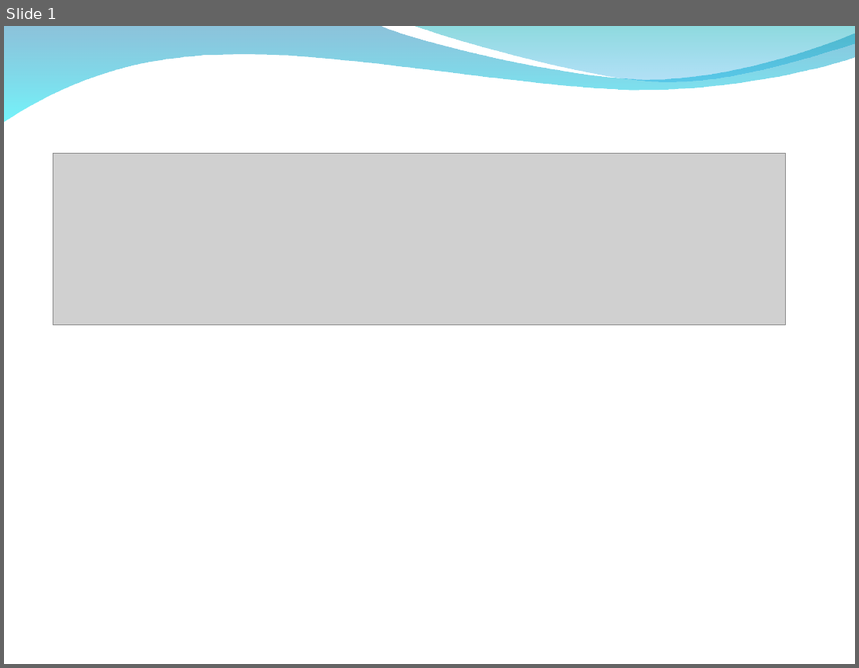
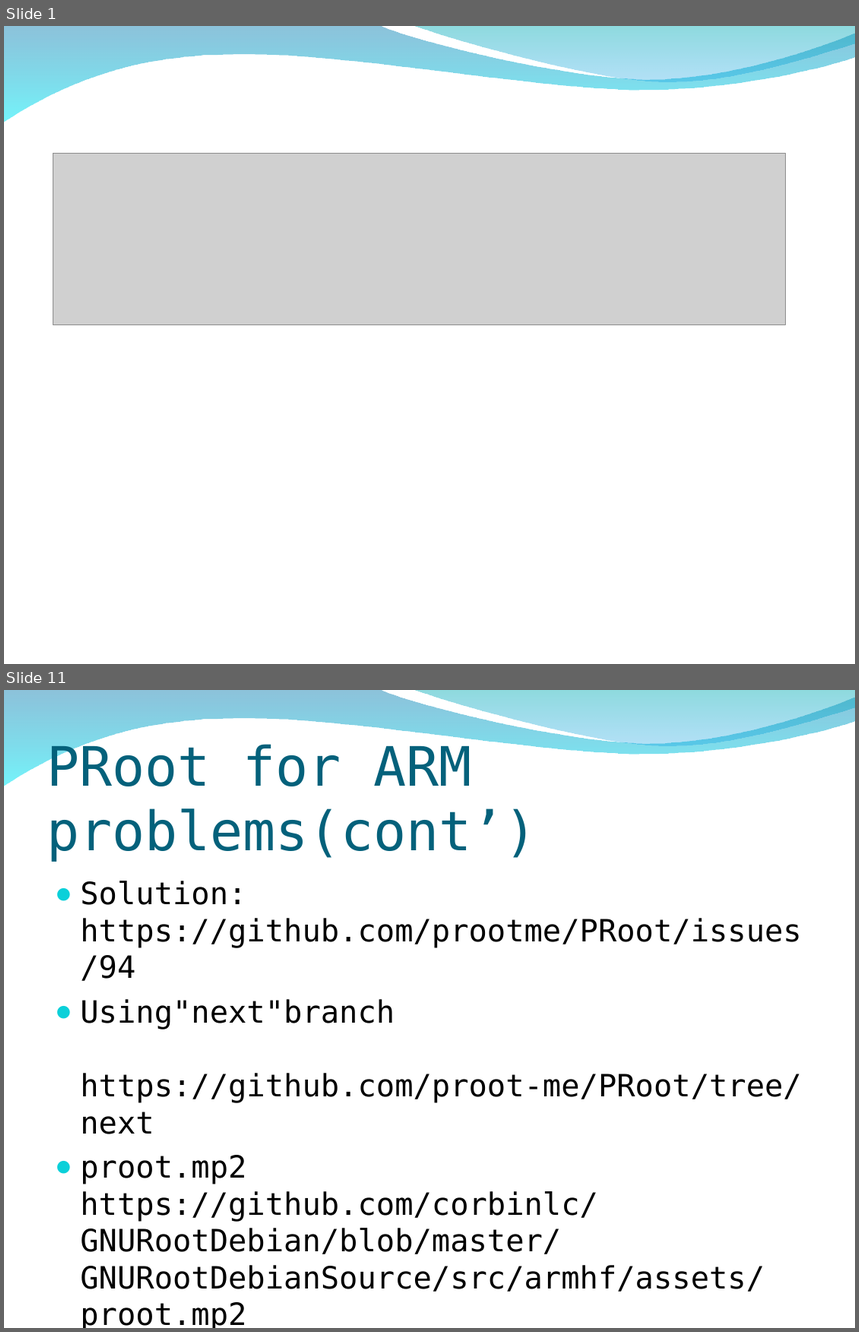
Before and after one commit to peter279k/regular_meeting, a slide deck: Proot.ppt. Shown one above the other, each under a label of ours: slide 1 before the commit, slides 1 and 11 after it; the slides between them are not shown. The pictures are 859x668 and 859x1332 pixels, drawn with LibreOffice and Linux fonts; fonts in the diff are those of the drawing; grey boxes stand for pictures; background and template pictures are left out. Boxes give left, top, right and bottom in pixels: in the first picture for what was removed or moved away, otherwise in the second. Text is boxed around its words. In the diff, an @@ line names an element or a change of style, - is before the commit and + after.

Commit message:
add proot info build 心得與安全性議題

```diff
--- a/Proot.ppt
+++ b/Proot.ppt
@@ slide 11 added at (x1=4, y1=690, x2=855, y2=1328), background picture (left out); not listed: 2 template elements that a slide beside it also shows @@
@@ title added at (x1=47, y1=742, x2=537, y2=862), 46 pt, text #04617B @@
+PRoot for ARM problems(cont’)
@@ text added at (x1=80, y1=881, x2=801, y2=1292), 26 pt, text #000000 @@
+● Solution: https://github.com/prootme/PRoot/issues/94
+● Using"next"branch
+  https://github.com/proot-me/PRoot/tree/next
+● proot.mp2
+  https://github.com/corbinlc/GNURootDebian/blob/master/GNURootDebianSource/src/armhf/assets/proot.mp2
```
Also in this commit, not shown: 2 slides changed, 10 other slides added.
